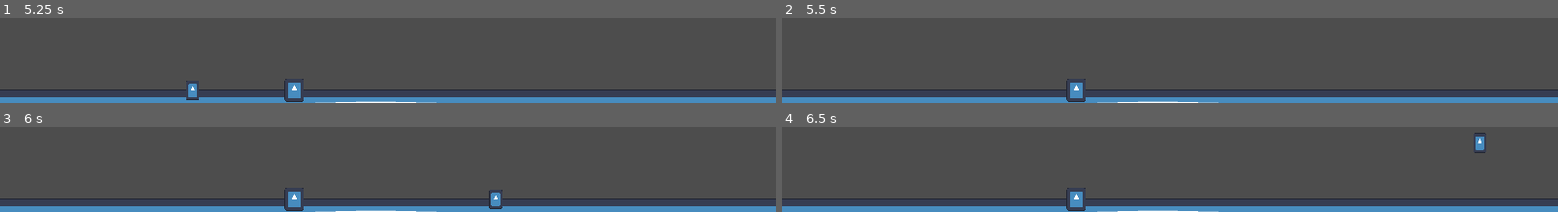
Above: before the commit, frames 1-4 (two rows, left to right).
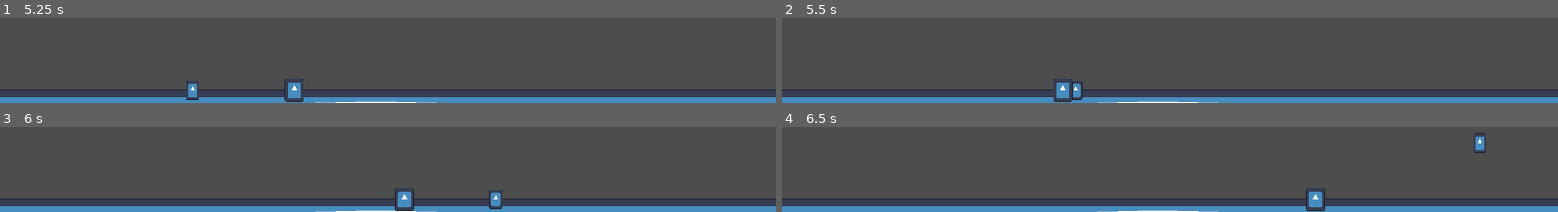
Above: after the commit, the same moments.

Repository: tyomhak/RedEyeSamurai-gd
Game: Godot game, scene res://scenes/levels/test_level.tscn
The game is run twice, just before and just after one commit, with the same random seed, the same clock (stepped at 60 frames per second) and the same inputs. The engine's default icon, where the game draws it, is replaced by a stand-in: a white triangle on a blue panel in a dark square.
Inputs (mouse positions are in pixels of both pictures, inside the frame that each line leads up to):
- Up to frame 1 (5.25 s): move the mouse to (outside the picture) at 0.52 s; hold D (right) 0.53-2.03 s; click (outside the picture) at 0.6 s; tap Space (jump) at 0.77, 1.52, 3.02, 3.77, 4.25, 4.52 s; move the mouse to (outside the picture) at 1.27 s; click (outside the picture) at 1.35 s; move the mouse to (outside the picture) at 2.02 s; hold A (left) 2.03-4.28 s; click (outside the picture) at 2.1 s; tap Enter at 2.75, 5 s; move the mouse to (outside the picture) at 2.77 s; click (outside the picture) at 2.85 s; move the mouse to (outside the picture) at 3.52 s; click (outside the picture) at 3.6 s; move the mouse to (outside the picture) at 4.27 s; hold D (right) from 4.28 s (still down); click (outside the picture) at 4.35 s; move the mouse to (outside the picture) at 5.02 s; click (outside the picture) at 5.1 s
- Up to frame 2 (5.5 s): keep holding D (right)
- Up to frame 3 (6 s): keep holding D (right); move the mouse to (outside the picture) at 5.77 s; click (outside the picture) at 5.85 s
- Up to frame 4 (6.5 s): keep holding D (right); tap Space (jump) at 6.02 s

Frame 1 is identical in both runs. In frame 2, 0.6% of the frame differs, in the area x 35-40%, y 71-99%; in frame 3, 0.9%; in frame 4, 0.9%, in the area x 36-70%, y 71-99%.

Commit message:
Add EnemyAI FSM.

Diff:
--- a/scenes/entities/basic_enemy.tscn
+++ b/scenes/entities/basic_enemy.tscn
@@ -1,11 +1,19 @@
-[gd_scene load_steps=6 format=3 uid="uid://c52r1yv15qakh"]
+[gd_scene load_steps=13 format=3 uid="uid://c52r1yv15qakh"]
 
 [ext_resource type="Script" path="res://src/entities/basic_enemy.gd" id="1_1a3v1"]
 [ext_resource type="Texture2D" uid="uid://b5bgwx5qcq6c4" path="res://icon.svg" id="1_5lmqc"]
 [ext_resource type="PackedScene" uid="uid://pj4lgwaib02r" path="res://scenes/combat/health.tscn" id="3_crsh2"]
 [ext_resource type="PackedScene" uid="uid://ctujvcxy8bbi4" path="res://scenes/visual_effects/blood_particles.tscn" id="4_g8kbv"]
+[ext_resource type="Script" path="res://src/combat/AI/FSM/StateMachine.gd" id="5_hv7bc"]
+[ext_resource type="PackedScene" uid="uid://b085ermere7ib" path="res://scenes/entities/enemy/enemy_states/EnemyIdle.tscn" id="6_4myh0"]
+[ext_resource type="PackedScene" uid="uid://dghbs3b8terpd" path="res://scenes/entities/enemy/enemy_states/EnemyChasing.tscn" id="7_ivxfk"]
+[ext_resource type="PackedScene" uid="uid://birem4h8acee" path="res://scenes/entities/enemy/enemy_states/EnemyAttack.tscn" id="8_mbtbf"]
+[ext_resource type="PackedScene" uid="uid://chiww455qtoe7" path="res://scenes/combat/area_attack.tscn" id="9_861lg"]
+[ext_resource type="PackedScene" uid="uid://c81oyy8r8nnt1" path="res://scenes/entities/enemy/enemy_states/EnemyHurt.tscn" id="9_j670l"]
 
 [sub_resource type="CapsuleShape2D" id="CapsuleShape2D_wp2ha"]
+
+[sub_resource type="RectangleShape2D" id="RectangleShape2D_ytn6i"]
 
 [node name="BasicEnemy" type="CharacterBody2D" groups=["enemy"]]
 collision_layer = 4
@@ -23,7 +31,7 @@
 
 [node name="Health" parent="." instance=ExtResource("3_crsh2")]
 collision_layer = 4
-max_health = 20
+max_health = 30
 
 [node name="CollisionShape2D" parent="Health" index="0"]
 shape = SubResource("CapsuleShape2D_wp2ha")
@@ -33,10 +41,39 @@
 [node name="DeathTimer" type="Timer" parent="."]
 one_shot = true
 
+[node name="FSM" type="Node" parent="." node_paths=PackedStringArray("initial_state")]
+script = ExtResource("5_hv7bc")
+initial_state = NodePath("EnemyIdle")
+
+[node name="EnemyIdle" parent="FSM" node_paths=PackedStringArray("visionRayCast") instance=ExtResource("6_4myh0")]
+visionRayCast = NodePath("../../VisionRaycast")
+
+[node name="EnemyChasing" parent="FSM" instance=ExtResource("7_ivxfk")]
+
+[node name="EnemyAttack" parent="FSM" node_paths=PackedStringArray("attackNode") instance=ExtResource("8_mbtbf")]
+attackNode = NodePath("../../AreaAttack")
+
+[node name="EnemyHurt" parent="FSM" instance=ExtResource("9_j670l")]
+
+[node name="VisionRaycast" type="RayCast2D" parent="."]
+target_position = Vector2(-100, 0)
+collision_mask = 2
+
+[node name="AreaAttack" parent="." instance=ExtResource("9_861lg")]
+position = Vector2(-22, 0)
+collision_mask = 2
+damage_amount = 2
+
+[node name="CollisionShape2D" parent="AreaAttack" index="0"]
+shape = SubResource("RectangleShape2D_ytn6i")
+
 [connection signal="onDeath" from="Health" to="." method="_on_death"]
 [connection signal="onDeath" from="Health" to="BloodParticles" method="restart"]
 [connection signal="onDeath" from="Health" to="DeathTimer" method="start"]
+[connection signal="onDeath" from="Health" to="FSM" method="queue_free"]
 [connection signal="onTakeDamage" from="Health" to="BloodParticles" method="restart"]
+[connection signal="onTakeDamage" from="Health" to="FSM/EnemyHurt" method="force_interrupt"]
 [connection signal="timeout" from="DeathTimer" to="." method="queue_free"]
 
 [editable path="Health"]
+[editable path="AreaAttack"]
--- /dev/null
+++ b/scenes/entities/enemy/enemy_states/EnemyAttack.tscn
@@ -0,0 +1,11 @@
+[gd_scene load_steps=2 format=3 uid="uid://birem4h8acee"]
+
+[ext_resource type="Script" path="res://src/combat/AI/EnemyFSMStates/EnemyAttack.gd" id="1_r2a14"]
+
+[node name="EnemyAttack" type="Node"]
+script = ExtResource("1_r2a14")
+
+[node name="Timer" type="Timer" parent="."]
+wait_time = 2.0
+
+[connection signal="timeout" from="Timer" to="." method="hit_player"]
--- /dev/null
+++ b/scenes/entities/enemy/enemy_states/EnemyChasing.tscn
@@ -0,0 +1,6 @@
+[gd_scene load_steps=2 format=3 uid="uid://dghbs3b8terpd"]
+
+[ext_resource type="Script" path="res://src/combat/AI/EnemyFSMStates/EnemyChasing.gd" id="1_uesll"]
+
+[node name="EnemyChasing" type="Node"]
+script = ExtResource("1_uesll")
--- /dev/null
+++ b/scenes/entities/enemy/enemy_states/EnemyHurt.tscn
@@ -0,0 +1,12 @@
+[gd_scene load_steps=2 format=3 uid="uid://c81oyy8r8nnt1"]
+
+[ext_resource type="Script" path="res://src/combat/AI/EnemyFSMStates/EnemyHurt.gd" id="1_aopag"]
+
+[node name="EnemyHurt" type="Node"]
+script = ExtResource("1_aopag")
+
+[node name="Timer" type="Timer" parent="."]
+wait_time = 2.0
+one_shot = true
+
+[connection signal="timeout" from="Timer" to="." method="on_hurt_finish"]
--- /dev/null
+++ b/scenes/entities/enemy/enemy_states/EnemyIdle.tscn
@@ -0,0 +1,10 @@
+[gd_scene load_steps=2 format=3 uid="uid://b085ermere7ib"]
+
+[ext_resource type="Script" path="res://src/combat/AI/EnemyFSMStates/EnemyIdle.gd" id="1_maxdx"]
+
+[node name="EnemyIdle" type="Node"]
+script = ExtResource("1_maxdx")
+
+[node name="PlayerDetectRaycast" type="RayCast2D" parent="."]
+target_position = Vector2(-300, 0)
+collision_mask = 2
--- a/scenes/entities/player.tscn
+++ b/scenes/entities/player.tscn
@@ -1,9 +1,10 @@
-[gd_scene load_steps=7 format=3 uid="uid://d1jeje7pxrc1j"]
+[gd_scene load_steps=8 format=3 uid="uid://d1jeje7pxrc1j"]
 
 [ext_resource type="Script" path="res://src/entities/player.gd" id="1_prw26"]
 [ext_resource type="Texture2D" uid="uid://b5bgwx5qcq6c4" path="res://icon.svg" id="2_kcvj0"]
 [ext_resource type="PackedScene" uid="uid://chiww455qtoe7" path="res://scenes/combat/area_attack.tscn" id="3_5essf"]
 [ext_resource type="PackedScene" uid="uid://pj4lgwaib02r" path="res://scenes/combat/health.tscn" id="4_nqlig"]
+[ext_resource type="Script" path="res://src/managers/level_manager.gd" id="5_jdtha"]
 
 [sub_resource type="CapsuleShape2D" id="CapsuleShape2D_ocrxd"]
 
@@ -11,7 +12,6 @@
 
 [node name="Player" type="CharacterBody2D"]
 collision_layer = 2
-collision_mask = 3
 script = ExtResource("1_prw26")
 hor_vel = 600.0
 jump_vel = -400.0
@@ -37,5 +37,11 @@
 [node name="CollisionShape2D" parent="Health" index="0"]
 shape = SubResource("CapsuleShape2D_ocrxd")
 
+[node name="LevelManager" type="Node" parent="."]
+script = ExtResource("5_jdtha")
+
+[connection signal="onDeath" from="Health" to="LevelManager" method="restart_level"]
+[connection signal="onTakeDamage" from="Health" to="LevelManager" method="debug_print"]
+
 [editable path="SimpleAreaAttack"]
 [editable path="Health"]
--- /dev/null
+++ b/src/combat/AI/EnemyFSMStates/EnemyAttack.gd
@@ -0,0 +1,31 @@
+extends State
+class_name EnemyAttack
+
+@export var attackNode: AreaAttack = null
+@export var attack_duration: float = 1.0
+@export var attack_distance: float = 30.0
+
+@onready var timer: Timer = $Timer
+
+var charBody: BasicEnemy = null
+
+func enter():
+	super()
+
+	charBody = get_parent().get_parent()
+	assert(charBody != null)
+	timer.start()
+	hit_player()
+
+func exit():
+	super()
+	timer.stop()
+
+func update(_delta: float):
+	super(_delta)
+
+	if (charBody.to_local(charBody.player.global_position).length() > attack_distance):
+		return transition_to("EnemyChasing")
+
+func hit_player():
+	attackNode.attack()
--- /dev/null
+++ b/src/combat/AI/EnemyFSMStates/EnemyChasing.gd
@@ -0,0 +1,39 @@
+extends State
+
+@export var run_speed: float = 200
+@export var attack_distance: float = 30
+@export var max_chase_distance: float = 400
+
+var charBody: BasicEnemy = null
+
+func enter():
+	super()
+
+	charBody = get_parent().get_parent()
+	assert(charBody != null)
+
+func exit():
+	super()
+	charBody.velocity = Vector2.ZERO
+	charBody.move_and_slide()
+
+func update(_delta: float):
+	pass
+
+func phys_update(_delta: float):
+	super(_delta)
+
+	var to_target =  charBody.to_local(charBody.player.global_position)
+	var distance_to_target = to_target.length()
+
+	if (distance_to_target < attack_distance):
+		return transition_to("EnemyAttack")
+	elif (distance_to_target > max_chase_distance):
+		return transition_to("EnemyIdle")
+
+	var direction = to_target.normalized()
+	charBody.velocity = direction * run_speed
+	charBody.velocity.y = 0
+
+	charBody.move_and_slide()
+	pass
--- /dev/null
+++ b/src/combat/AI/EnemyFSMStates/EnemyHurt.gd
@@ -0,0 +1,26 @@
+extends State
+
+@onready var timer: Timer = $Timer
+
+var charBody: BasicEnemy = null
+
+func force_interrupt():
+	print(self.name)
+	force_transition_to(self.name)
+
+func enter():
+	super()
+
+	charBody = get_parent().get_parent()
+	assert(charBody != null)
+
+	timer.start()
+	# add hurt animation
+	charBody.scale.y = 0.5
+
+func exit():
+	super()
+	charBody.scale.y = 1
+
+func on_hurt_finish():
+	transition_to("EnemyIdle")
--- /dev/null
+++ b/src/combat/AI/EnemyFSMStates/EnemyIdle.gd
@@ -0,0 +1,28 @@
+extends State
+class_name EnemyIdle
+
+
+@export var visionRayCast: RayCast2D # = $PlayerDetectRaycast
+
+var charBody: BasicEnemy = null
+
+func enter():
+	super()
+
+	charBody = get_parent().get_parent()
+	assert(charBody != null)
+
+func update(_delta: float):
+	pass
+
+func phys_update(_delta: float):
+	super(_delta)
+
+	charBody.velocity = charBody.velocity.lerp(Vector2.ZERO, 0.5)
+	charBody.move_and_slide()
+
+	var target = visionRayCast.get_collider()
+	#print(target)
+	if target and target is PlayerController:
+		charBody.player = target
+		transition_to("EnemyChasing")
--- /dev/null
+++ b/src/combat/AI/FSM/State.gd
@@ -0,0 +1,27 @@
+extends Node
+class_name State
+
+signal onEnter()
+signal onExit()
+signal onStateTransition(state: State, new_state_name: String)
+signal onForceStateTransition(new_state_name: String)
+
+func enter():
+	onEnter.emit()
+	pass
+
+func exit():
+	onExit.emit()
+	pass
+
+func update(_delta: float):
+	pass
+
+func phys_update(_delta: float):
+	pass
+
+func transition_to(new_state_name: String):
+	onStateTransition.emit(self, new_state_name)
+
+func force_transition_to(new_state_name: String):
+	onForceStateTransition.emit(new_state_name)
--- /dev/null
+++ b/src/combat/AI/FSM/StateMachine.gd
@@ -0,0 +1,45 @@
+extends Node
+class_name StateMachine
+
+@export var initial_state: State = null
+
+var states:Dictionary = {}
+var curr_state: State = null
+
+func _ready():
+	for child in get_children():
+		if child is State:
+			states[child.name.to_lower()] = child
+			child.onStateTransition.connect(on_state_transition)
+			child.onForceStateTransition.connect(on_force_state_transition)
+
+	if initial_state:
+		curr_state = initial_state
+		curr_state.enter()
+
+func _process(delta):
+	if curr_state != null:
+		curr_state.update(delta)
+
+func _physics_process(delta):
+	if curr_state != null:
+		curr_state.phys_update(delta)
+
+func on_state_transition(state: State, new_state_name: String):
+	if (state != curr_state):
+		return
+
+	on_force_state_transition(new_state_name)
+
+	#var new_state = states.get(new_state_name.to_lower())
+	#if new_state:
+		#curr_state.exit()
+		#new_state.enter()
+		#curr_state = new_state
+
+func on_force_state_transition(new_state_name: String):
+	var new_state = states.get(new_state_name.to_lower())
+	if new_state:
+		curr_state.exit()
+		new_state.enter()
+		curr_state = new_state
--- a/src/combat/AreaAttack.gd
+++ b/src/combat/AreaAttack.gd
@@ -7,6 +7,7 @@
 
 func attack():
 	var targets = get_overlapping_areas()
+	print(targets.size())
 	if not targets.is_empty():
 		for target in targets:
 			if target.has_method("take_damage"):
--- a/src/entities/basic_enemy.gd
+++ b/src/entities/basic_enemy.gd
@@ -1,10 +1,9 @@
 extends CharacterBody2D
 class_name BasicEnemy
 
+var player: PlayerController = null
 
 var gravity = ProjectSettings.get_setting("physics/2d/default_gravity")
-
-
 
 func _physics_process(delta):
 	velocity.y += gravity
--- a/src/entities/player.gd
+++ b/src/entities/player.gd
@@ -1,4 +1,5 @@
 extends CharacterBody2D
+class_name PlayerController
 
 signal onJump
 
--- /dev/null
+++ b/src/managers/level_manager.gd
@@ -0,0 +1,7 @@
+extends Node
+
+func restart_level():
+	get_tree().reload_current_scene()
+
+func debug_print():
+	print("player_damaged")
